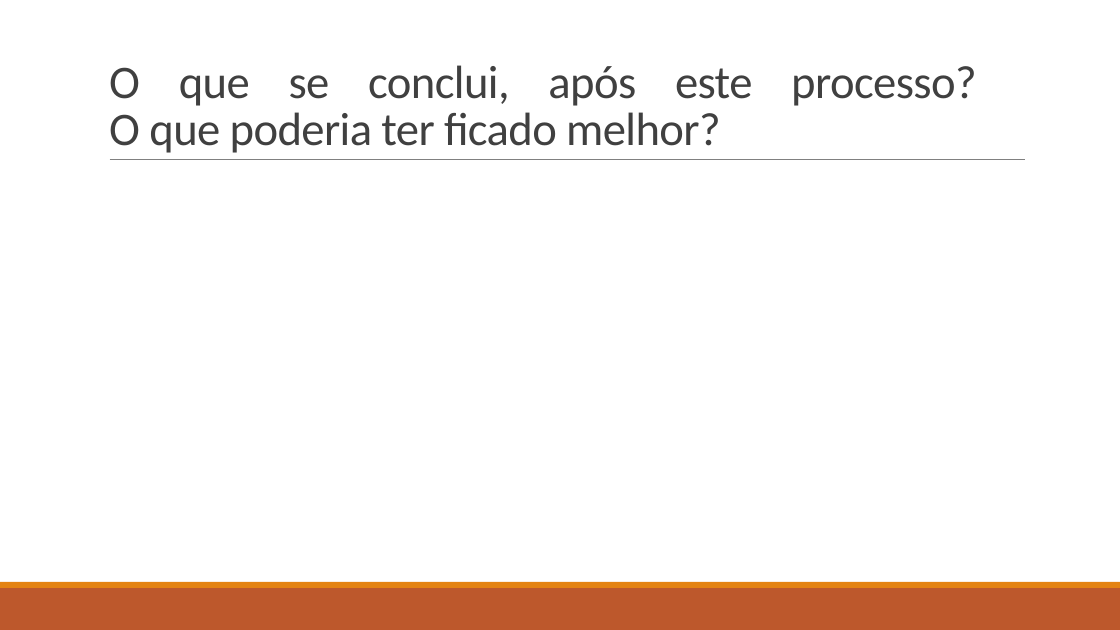
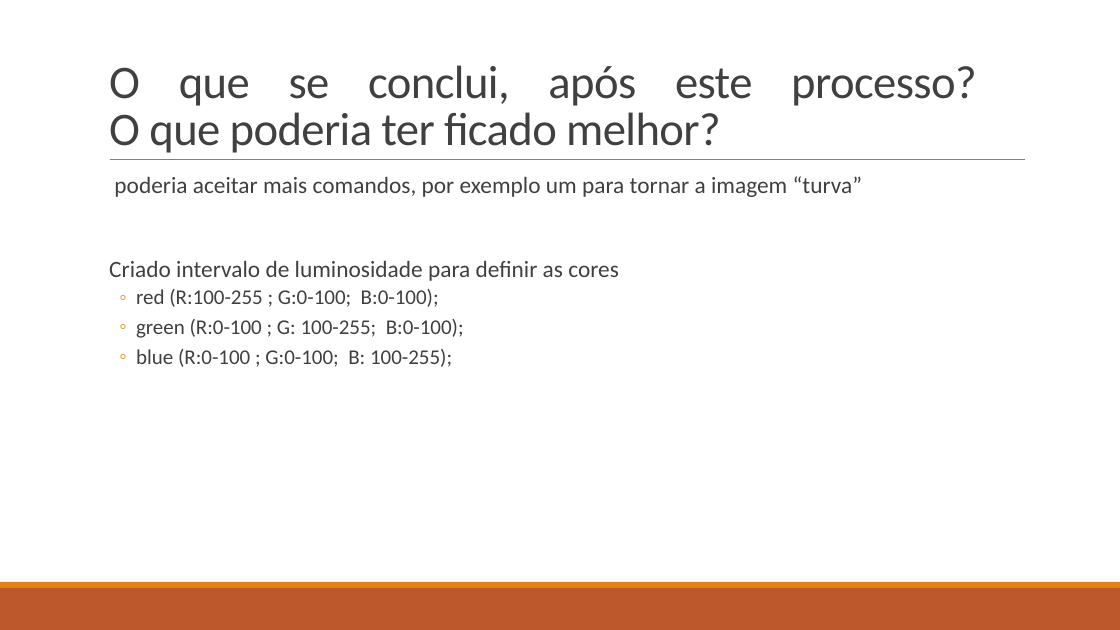
Before and after one commit to lightningspirit/LDS2023, a slide deck: slide 7 of Apresentação da aplicação demonstradora de análise e edição de imagens.pptx. Drawn at 1120x630 pixels with LibreOffice and Linux fonts; fonts in the diff are those of the drawing. Boxes give left, top, right and bottom in pixels: in the first picture for what was removed or moved away, otherwise in the second. Text is boxed around its words. In the diff, an @@ line names an element or a change of style, - is before the commit and + after.

Commit message:
comentário no caso em que é iniciado sem comando

```diff
--- a/Apresentação da aplicação demonstradora de análise e edição de imagens.pptx
+++ b/Apresentação da aplicação demonstradora de análise e edição de imagens.pptx
@@ text added at box(109, 176, 862, 367), 20 pt, text #404040 @@
+  poderia aceitar mais comandos, por exemplo um para tornar a imagem “turva”
+  Criado intervalo de luminosidade para definir as cores
+  ◦ red (R:100-255 ; G:0-100; B:0-100);
+  ◦ green (R:0-100 ; G: 100-255; B:0-100);
+  ◦ blue (R:0-100 ; G:0-100; B: 100-255);
```
Also in this commit, not shown: 4 other slides changed, 18 other files.
